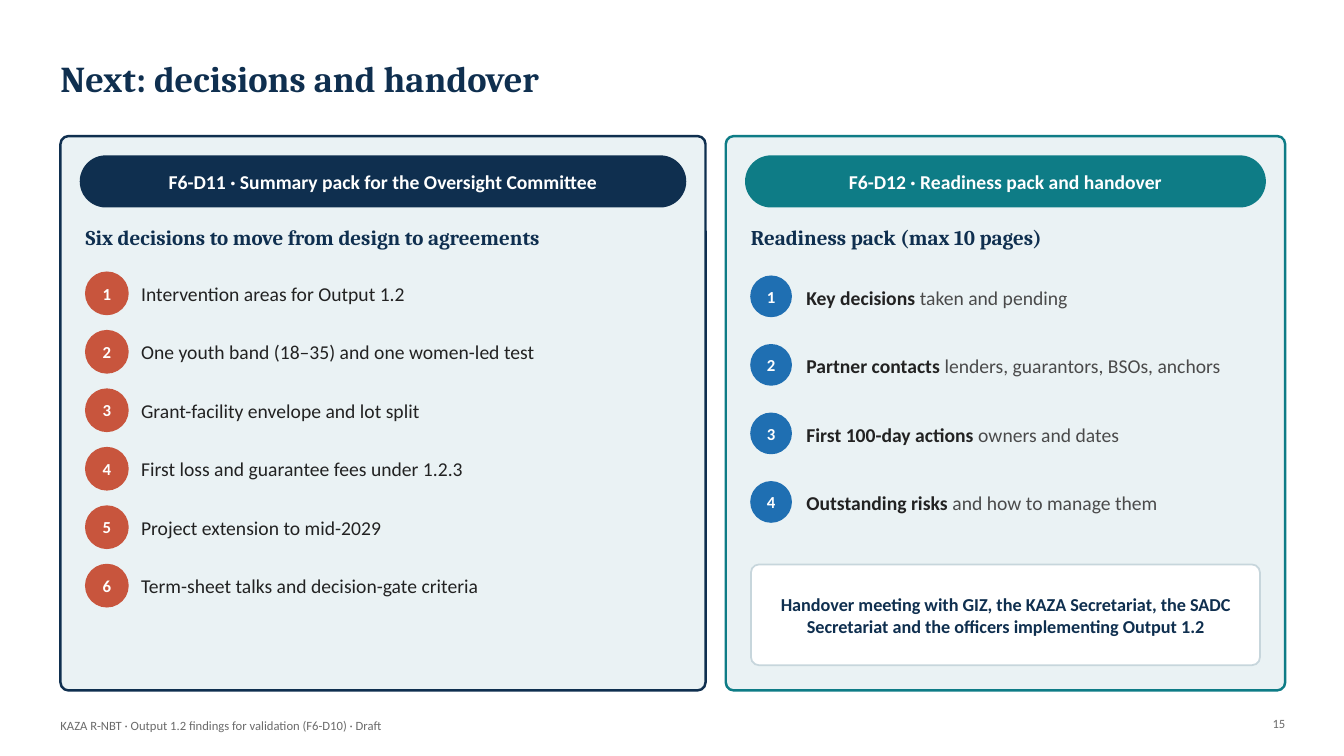
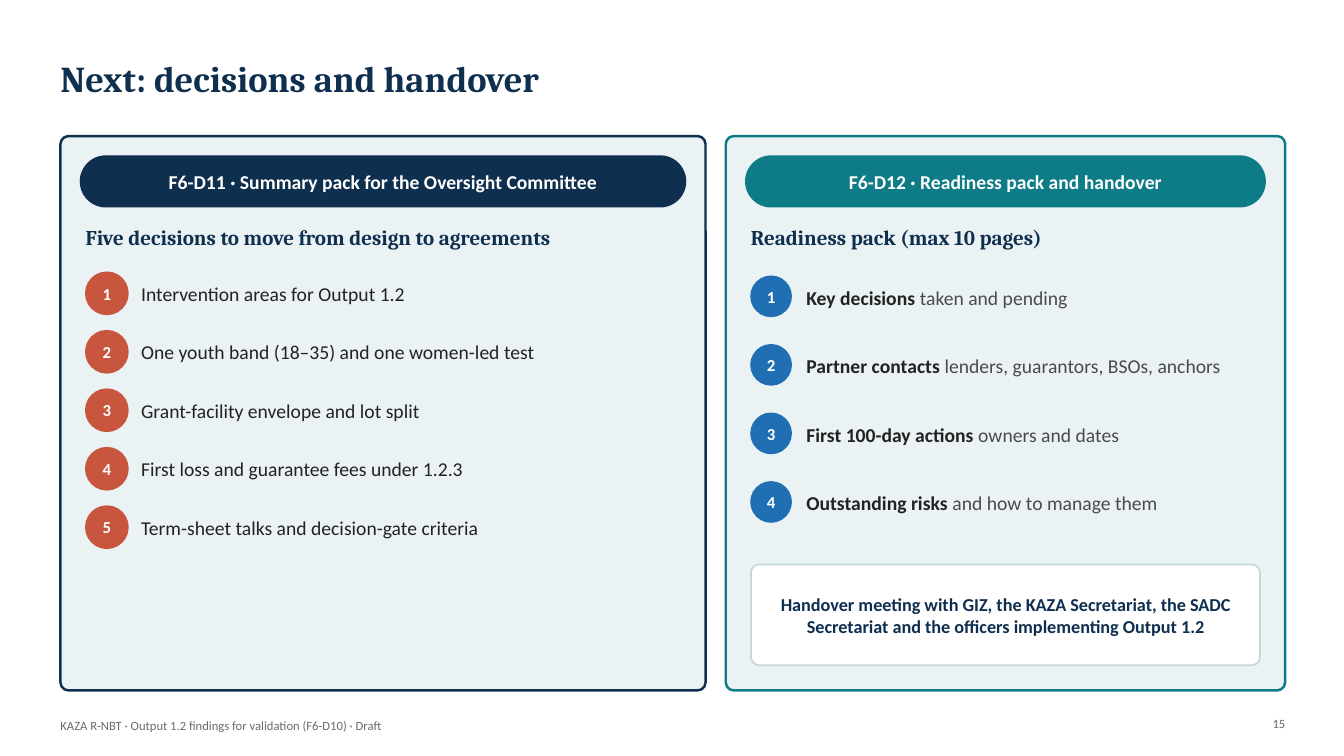
Before and after one commit to modestanz/GIZ-Works, a slide deck: slide 15 of deliverables/F6-D10_Output_1.2_Findings_for_Validation_by_Deliverable.pptx. Drawn at 1344x756 pixels with LibreOffice and Linux fonts; fonts in the diff are those of the drawing; background and template pictures are left out. Boxes give left, top, right and bottom in pixels: in the first picture for what was removed or moved away, otherwise in the second. Text is boxed around its words. In the diff, an @@ line names an element or a change of style, - is before the commit and + after.

```diff
--- a/deliverables/F6-D10_Output_1.2_Findings_for_Validation_by_Deliverable.pptx
+++ b/deliverables/F6-D10_Output_1.2_Findings_for_Validation_by_Deliverable.pptx
@@ text at (86,230,551,250): text changed @@
-Six decisions to move from design to agreements
+Five decisions to move from design to agreements
@@ text "Term-sheet talks and decision-gate criteria": place and size @@
-text "Term-sheet talks and decision-gate criteria" at (141,579,478,597)
+text "Term-sheet talks and decision-gate criteria" at (141,521,478,539)
@@ text removed at (141,521,381,539) @@
-Project extension to mid-2029
@@ ellipse removed at (86,565,128,607) @@
@@ text removed at (103,580,111,592) @@
-6
```
Also in this commit, not shown: 14 other files.
